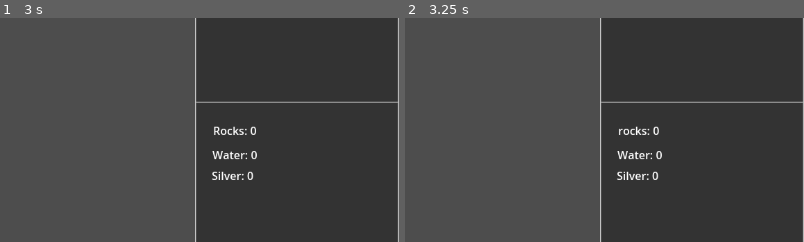
Above: before the commit, frames 1-2 (left to right).
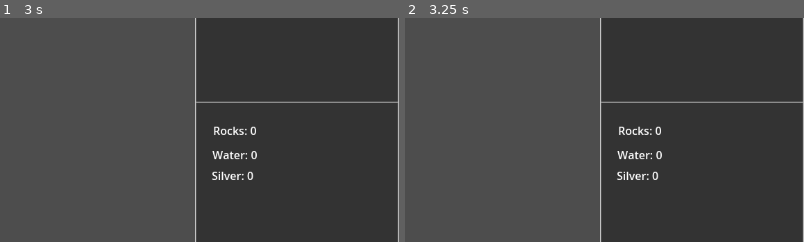
Above: after the commit, the same moments.

Repository: BoscoPubVoi/IdleSpel
Game: Godot game, scene res://main.tscn
The game is run twice, just before and just after one commit, with the same random seed, the same clock (stepped at 60 frames per second) and the same inputs.
Inputs:
- Up to frame 1 (3 s): tap Enter at 0.5, 2 s; tap Space at 1.25, 2.75 s
- Up to frame 2 (3.25 s): no input
The pictures show only the part of the screen within x 50-100%, y 48-98%; the shares and areas given below are measured in that part.

Frame 1 is identical in both runs. In frame 2, 0.3% of the frame differs, in the area x 53-65%, y 48-53%.

Commit message:
labels working

Diff:
--- a/UIElements/ActionIndent.gd
+++ b/UIElements/ActionIndent.gd
@@ -26,19 +26,10 @@
 
 func _drop_data(at_position, data):
 	var slot = _get_index()
-	print("before:")
-	print(slot)
-	print(data["action"].operations)
-	print(Game.characters[0].actions)
 	Game.characters[0].actions[slot] = data["action"]
-	print("after:")
-	print(data["action"].operations[0])
-	print(Game.characters[0].actions)
 
 
 	var fullCycleResult = FullCycleResultEvaluator.evaluate(Game)
-	print("outcome")
-	print(fullCycleResult.resources)
 
 	textureRect.texture = data["texture"].texture
 	textureRect.show()
--- a/main.gd
+++ b/main.gd
@@ -25,5 +25,11 @@
 func _on_timer_timeout():
 	print("running step")
 	cycleStepRunner.runOneStep()
-	$ResourcesPanel/Label.text = "rocks: " + str(Game.resources["rocks"])
+	update_resource_labels()
 	pass # Replace with function body.
+
+
+func update_resource_labels():
+	$ResourcesPanel/RockLabel.text = "Rocks: " + str(Game.resources["rocks"])
+	$ResourcesPanel/WaterLabel.text = "Water: " + str(Game.resources["water"])
+	$ResourcesPanel/SilverLabel.text = "Silver: " + str(Game.resources["silver"])
--- a/main.tscn
+++ b/main.tscn
@@ -257,7 +257,7 @@
 grow_horizontal = 0
 grow_vertical = 0
 
-[node name="Label" type="Label" parent="ResourcesPanel"]
+[node name="RockLabel" type="Label" parent="ResourcesPanel"]
 layout_mode = 0
 offset_left = 26.0
 offset_top = 30.0
@@ -265,7 +265,7 @@
 offset_bottom = 78.0
 text = "Rocks: 0"
 
-[node name="Label2" type="Label" parent="ResourcesPanel"]
+[node name="WaterLabel" type="Label" parent="ResourcesPanel"]
 layout_mode = 0
 offset_left = 25.0
 offset_top = 65.0
@@ -273,7 +273,7 @@
 offset_bottom = 113.0
 text = "Water: 0"
 
-[node name="Label3" type="Label" parent="ResourcesPanel"]
+[node name="SilverLabel" type="Label" parent="ResourcesPanel"]
 layout_mode = 0
 offset_left = 24.0
 offset_top = 95.0
@@ -282,7 +282,6 @@
 text = "Silver: 0"
 
 [node name="Timer" type="Timer" parent="."]
-wait_time = 3.0
 autostart = true
 
 [connection signal="timeout" from="Timer" to="." method="_on_timer_timeout"]
